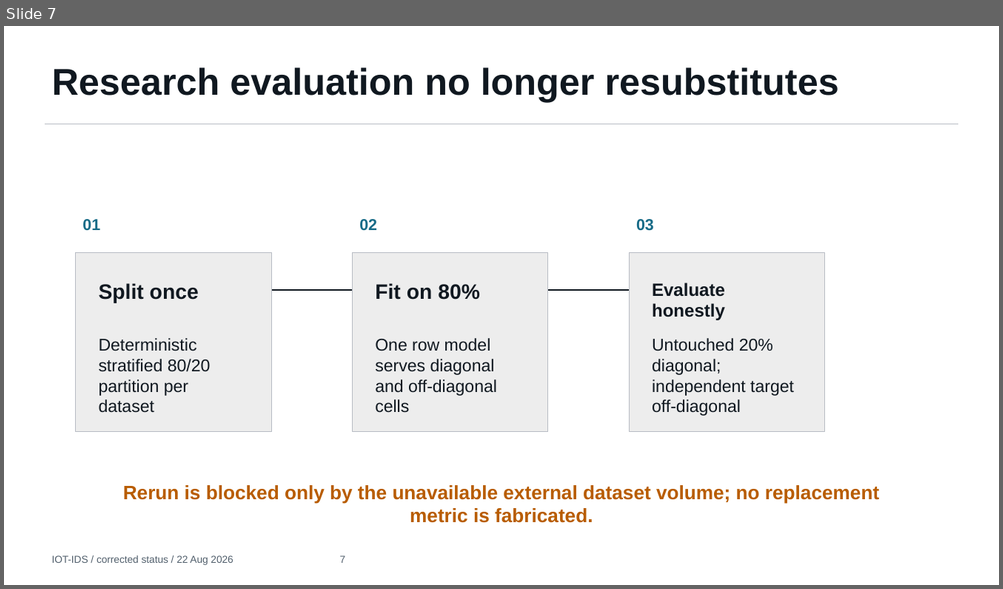
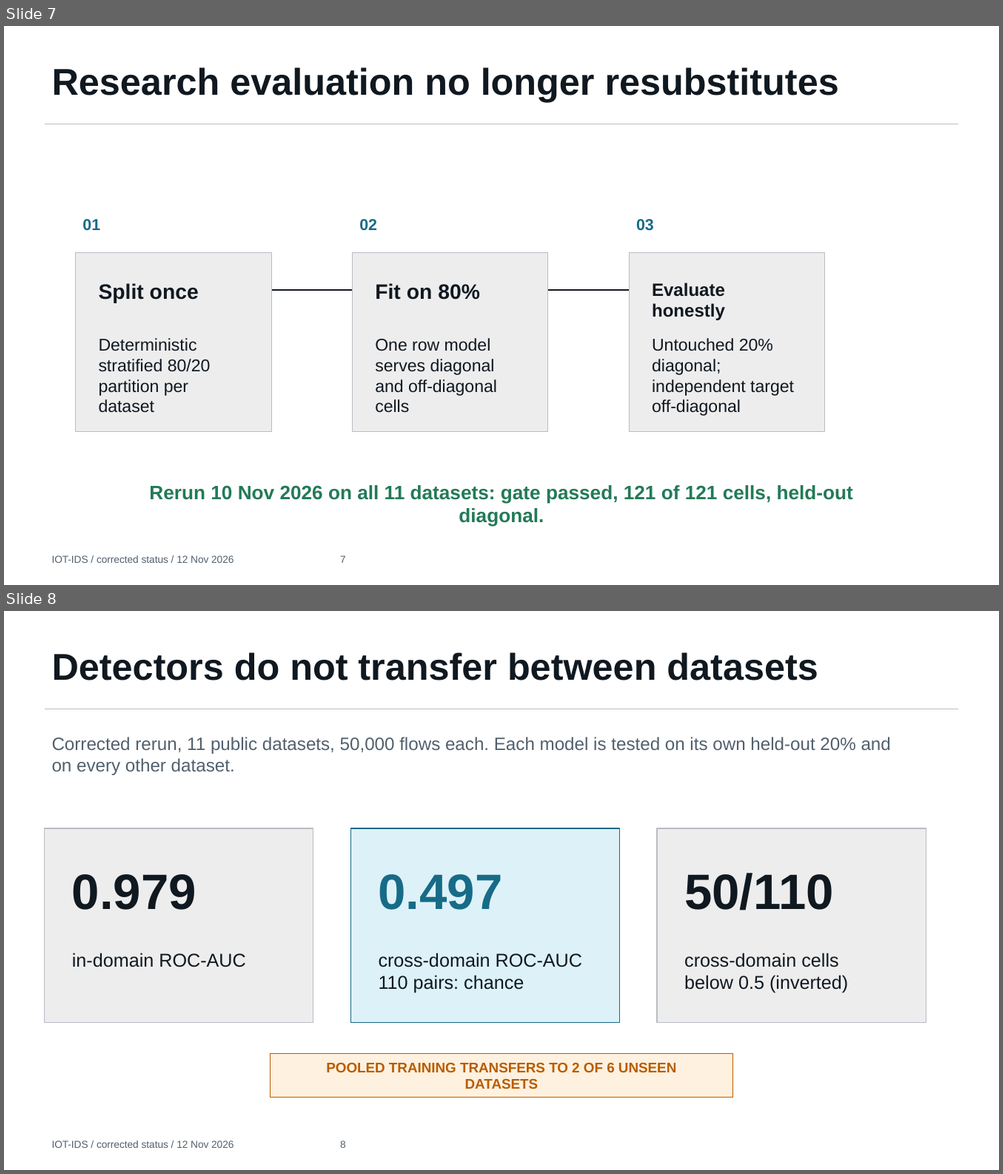
Before and after one commit to malharc373/IoT_IDS, a slide deck: output/presentation/IOT_IDS_Corrected_Project_Review.pptx. Shown one above the other, each under a label of ours: slide 7 before the commit, slides 7 and 8 after it. The pictures are 1003x589 and 1003x1174 pixels, drawn with LibreOffice and Linux fonts; fonts in the diff are those of the drawing. Boxes give left, top, right and bottom in pixels: in the first picture for what was removed or moved away, otherwise in the second. Text is boxed around its words. In the diff, an @@ line names an element or a change of style, - is before the commit and + after.

```diff
--- a/output/presentation/IOT_IDS_Corrected_Project_Review.pptx
+++ b/output/presentation/IOT_IDS_Corrected_Project_Review.pptx
@@ slide 8 added at (4,611,999,1170), background #FFFFFF @@
@@ text added at (52,652,817,681), 36 pt, text #101820, bold @@
+Detectors do not transfer between datasets
@@ line added from (44, 709) to (959, 709), #B8BCC4 0.75 pt @@
@@ text added at (52,737,891,775), 17.2 pt, text #52606D @@
+Corrected rerun, 11 public datasets, 50,000 flows each. Each model is tested on its own held-out 20% and on every other dataset.
@@ rectangle added at (44,829,313,1023), fill #EDEDED, outline #B8BCC4 0.75 pt @@
@@ rectangle added at (351,829,620,1023), fill #DDF1F8, outline #176B87 0.75 pt @@
@@ rectangle added at (657,829,925,1023), fill #EDEDED, outline #B8BCC4 0.75 pt @@
@@ text added at (72,874,196,910), 48 pt, text #101820, bold @@
+0.979
@@ text added at (378,874,503,910), 48 pt, text #176B87, bold @@
+0.497
@@ text added at (684,873,834,911), 48 pt, text #101820, bold @@
+50/110
@@ text added at (72,953,246,968), 18 pt, text #101820 @@
+in-domain ROC-AUC
@@ text added at (378,953,583,994), 18 pt, text #101820 @@
+cross-domain ROC-AUC
+110 pairs: chance
@@ text added at (684,953,848,994), 18 pt, text #101820 @@
+cross-domain cells
+below 0.5 (inverted)
@@ rectangle added at (270,1054,733,1097), fill #FFF1DF, outline #B85C00 0.75 pt @@
@@ text added at (326,1063,676,1089), 13.5 pt, text #B85C00, bold @@
+POOLED TRAINING TRANSFERS TO 2 OF 6 UNSEEN DATASETS
@@ text added at (52,1141,346,1148), 9.8 pt, text #52606D @@
+IOT-IDS / corrected status / 12 Nov 2026 8
@@ slide 7 changed as well @@
@@ text at (149,486,853,527): text changed; text colour #B85C00 to #237A57 @@
-Rerun is blocked only by the unavailable external dataset volume; no replacement metric is fabricated.
+Rerun 10 Nov 2026 on all 11 datasets: gate passed, 121 of 121 cells, held-out diagonal.
@@ text at (52,556,346,563): text changed @@
-IOT-IDS / corrected status / 22 Aug 2026 7
+IOT-IDS / corrected status / 12 Nov 2026 7
```
Also in this commit, not shown: 10 other slides changed, 1 other slide added, 1 other file.
